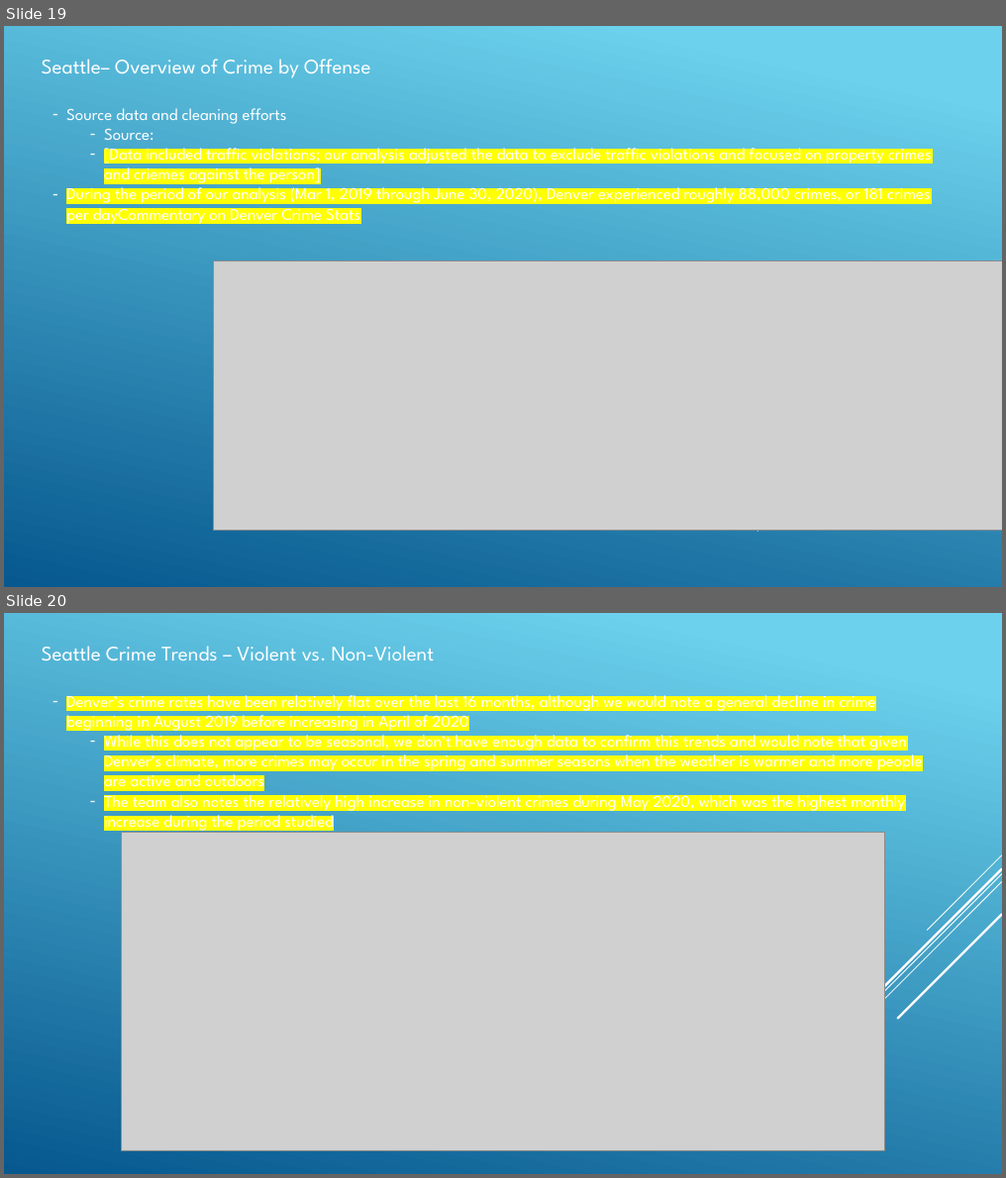
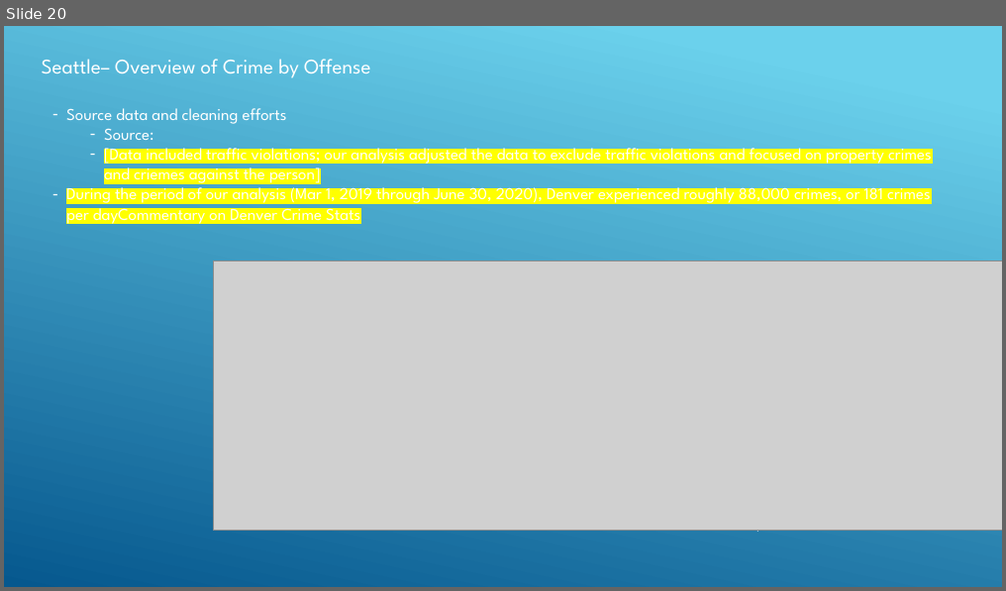
Before and after one commit to angelabanko/Project_1, a slide deck: Draft Presentation.pptx. Shown one above the other, each under a label of ours: slides 19 and 20 before the commit, slide 20 after it. The pictures are 1006x1178 and 1006x591 pixels, drawn with LibreOffice and Linux fonts; fonts in the diff are those of the drawing; grey boxes stand for pictures. Boxes give left, top, right and bottom in pixels: in the first picture for what was removed or moved away, otherwise in the second. Text is boxed around its words. In the diff, an @@ line names an element or a change of style, - is before the commit and + after.

```diff
--- a/Draft Presentation.pptx
+++ b/Draft Presentation.pptx
@@ slide 20 removed at (x1=4, y1=613, x2=1002, y2=1174), background gradient #6ED2EB to #06588E; not listed: 1 template element that a slide beside it also shows @@
@@ text removed at (x1=42, y1=646, x2=435, y2=661) @@
-Seattle Crime Trends – Violent vs. Non-Violent
@@ text removed at (x1=66, y1=690, x2=923, y2=833) @@
-– Denver’s crime rates have been relatively flat over the last 16 months, although we would note a general decline in crime beginning in August 2019 before increasing in April of 2020
-  – While this does not appear to be seasonal, we don’t have enough data to confirm this trends and would note that given Denver’s climate, more crimes may occur in the spring and summer seasons when the weather is warmer and more people are active and outdoors
-  – The team also notes the relatively high increase in non-violent crimes during May 2020, which was the highest monthly increase during the period studied
@@ picture removed at (x1=122, y1=833, x2=885, y2=1151) @@
@@ group removed at (x1=846, y1=856, x2=1002, y2=1038): 4 lines @@
@@ what was slide 19 is now slide 20 @@
```
Also in this commit, not shown: 4 slides changed, 2 slides added, 2 other files.
